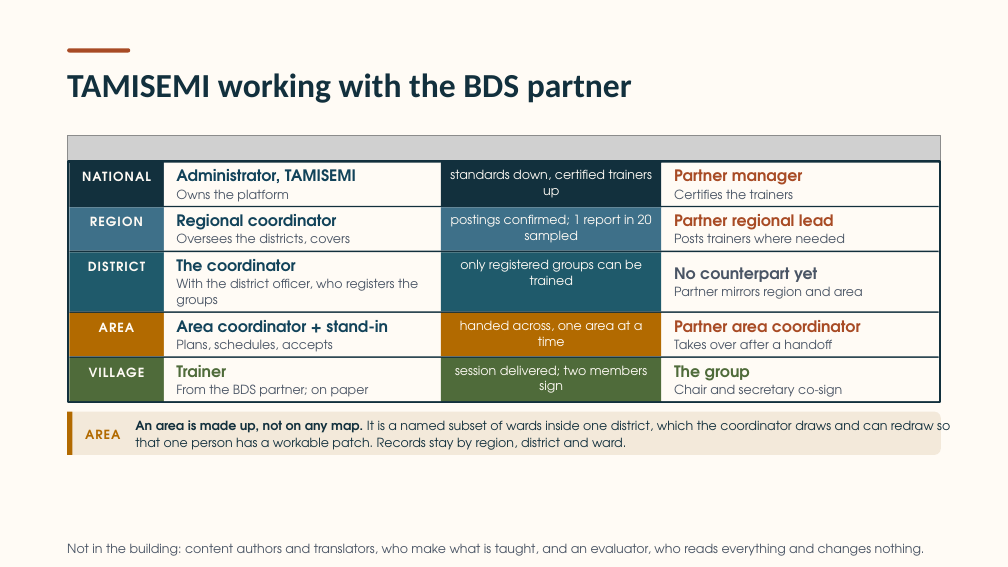
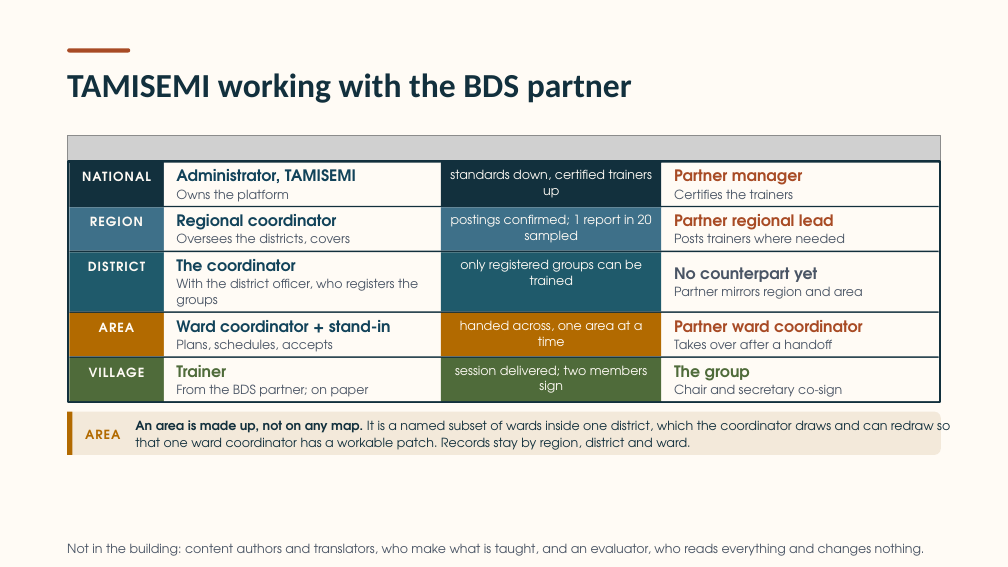
Before and after one commit to andvraman/cmg-cap, a slide deck: slide 4 of CMG-Training-system-introduction.pptx. Drawn at 1008x567 pixels with LibreOffice and Linux fonts; fonts in the diff are those of the drawing; grey boxes stand for pictures. Boxes give left, top, right and bottom in pixels: in the first picture for what was removed or moved away, otherwise in the second. Text is boxed around its words. In the diff, an @@ line names an element or a change of style, - is before the commit and + after.

```diff
--- a/CMG-Training-system-introduction.pptx
+++ b/CMG-Training-system-introduction.pptx
@@ text at [176,320,391,332]: text changed @@
-Area coordinator + stand-in
+Ward coordinator + stand-in
@@ text at [674,320,863,332]: text changed @@
-Partner area coordinator
+Partner ward coordinator
@@ text at [135,420,950,450]: text changed @@
-An area is made up, not on any map. It is a named subset of wards inside one district, which the coordinator draws and can redraw so that one person has a workable patch. Records stay by region, district and ward.
+An area is made up, not on any map. It is a named subset of wards inside one district, which the coordinator draws and can redraw so that one ward coordinator has a workable patch. Records stay by region, district and ward.
```
Also in this commit, not shown: 1 other slide changed, 1 other file.
